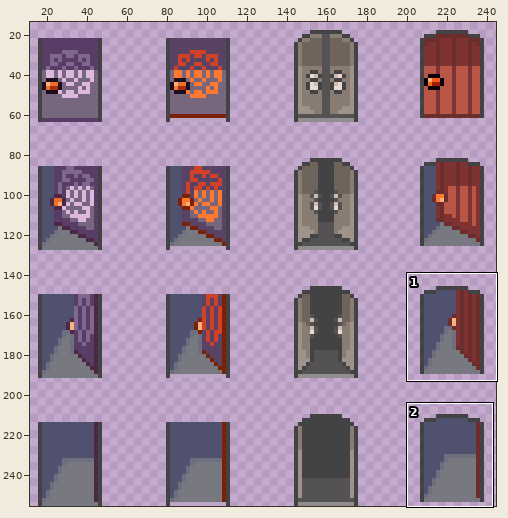
Sprite sheet: Graphics/Characters/doors14.png. The first picture is a wide view before the edit; the outline marks the close-up.
Close-up. The starting point:
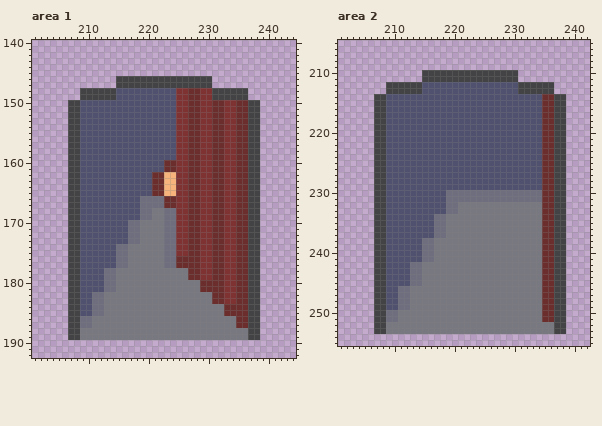
The file is 256x256 pixels. Colours within 5 levels of each other are drawn and written as one. Shown: area 1: x 201..244, y 140..192; area 2: x 201..242, y 205..255. The wide view leaves out empty margins. The commit also changed other parts of the picture, which this record leaves out.
The same view after the edit:
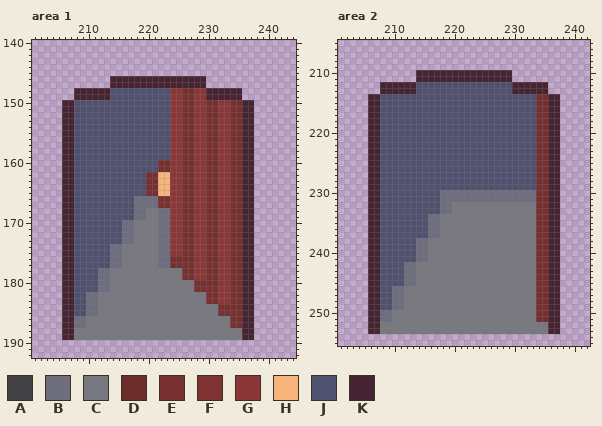
Palette (. is transparent): A #434244  B #6e6e7e  C #787880  D #6c2d2d  E #763030  F #7e3232  G #8b3737  H #f6b47c  J #50506f  K #472431
What changed:
Changed rows in their new state; - is an unchanged pixel.
Area 1:
first column x 206:
146 --------KKKKKKKKKKKKKKKK.--------
147 --------KKKKKKKKKKKKKKKK.--------
148 --KKKKKKJ---------GGEEGGKKKKKK.--
149 --KKKKKKJ---------GGEEGGKKKKKK.--
150 KKJ---------------GGEEGGEEGGEEKK.
151 KKJ---------------GGEEGGEEGGEEKK.
152 KKJ---------------GGEEGGEEGGEEKK.
153 KKJ---------------GGEEGGEEGGEEKK.
154 KKJ---------------GGEEGGEEGGEEKK.
155 KKJ---------------GGEEGGEEGGEEKK.
156 KKJ---------------GGEEGGEEGGEEKK.
157 KKJ---------------GGEEGGEEGGEEKK.
158 KKJ---------------GGEEGGEEGGEEKK.
159 KKJ---------------GGEEGGEEGGEEKK.
160 KKJ-------------EEGGEEGGEEGGEEKK.
161 KKJ-------------EEGGEEGGEEGGEEKK.
162 KKJ-----------EEH-GGEEGGEEGGEEKK.
163 KKJ-----------EEH-GGEEGGEEGGEEKK.
164 KKJ-----------EEH-GGEEGGEEGGEEKK.
165 KKJ-----------EEH-GGEEGGEEGGEEKK.
166 KKJ---------B---EEGGEEGGEEGGEEKK.
167 KKJ---------B---EEGGEEGGEEGGEEKK.
168 KKJ---------B-C-B-GGEEGGEEGGEEKK.
169 KKJ---------B-C-B-GGEEGGEEGGEEKK.
170 KKJ-------B-C---B-GGEEGGEEGGEEKK.
171 KKJ-------B-C---B-GGEEGGEEGGEEKK.
172 KKJ-------B-C---B-GGEEGGEEGGEEKK.
173 KKJ-------B-C---B-GGEEGGEEGGEEKK.
174 KKJ-----B-C-----B-GGEEGGEEGGEEKK.
175 KKJ-----B-C-----B-GGEEGGEEGGEEKK.
176 KKJ-----B-C-----B-EEEEGGEEGGEEKK.
177 KKJ-----B-C-----B-EEEEGGEEGGEEKK.
178 KKJ---B-C-----------EEGGEEGGEEKK.
179 KKJ---B-C-----------EEGGEEGGEEKK.
180 KKJ---B-C-------------EEEEGGEEKK.
181 KKJ---B-C-------------EEEEGGEEKK.
182 KKJ-B-C-----------------EEGGEEKK.
183 KKJ-B-C-----------------EEGGEEKK.
184 KKJ-B-C-------------------EEEEKK.
185 KKJ-B-C-------------------EEEEKK.
186 KKB-C-----------------------EEKK.
187 KKB-C-----------------------EEKK.
188 KKC---------------------------KK.
189 KKC---------------------------KK.
Area 2:
first column x 206:
210 --------KKKKKKKKKKKKKKKK.--------
211 --------KKKKKKKKKKKKKKKK.--------
212 --KKKKKKJ---------------KKKKKK.--
213 --KKKKKKJ---------------KKKKKK.--
214 KKJ-------------------------EEKK.
215 KKJ-------------------------EEKK.
216 KKJ-------------------------EEKK.
217 KKJ-------------------------EEKK.
218 KKJ-------------------------EEKK.
219 KKJ-------------------------EEKK.
220 KKJ-------------------------EEKK.
221 KKJ-------------------------EEKK.
222 KKJ-------------------------EEKK.
223 KKJ-------------------------EEKK.
224 KKJ-------------------------EEKK.
225 KKJ-------------------------EEKK.
226 KKJ-------------------------EEKK.
227 KKJ-------------------------EEKK.
228 KKJ-------------------------EEKK.
229 KKJ-------------------------EEKK.
230 KKJ---------B---------------EEKK.
231 KKJ---------B---------------EEKK.
232 KKJ---------B-C-------------EEKK.
233 KKJ---------B-C-------------EEKK.
234 KKJ-------B-C---------------EEKK.
235 KKJ-------B-C---------------EEKK.
236 KKJ-------B-C---------------EEKK.
237 KKJ-------B-C---------------EEKK.
238 KKJ-----B-C-----------------EEKK.
239 KKJ-----B-C-----------------EEKK.
240 KKJ-----B-C-----------------EEKK.
241 KKJ-----B-C-----------------EEKK.
242 KKJ---B-C-------------------EEKK.
243 KKJ---B-C-------------------EEKK.
244 KKJ---B-C-------------------EEKK.
245 KKJ---B-C-------------------EEKK.
246 KKJ-B-C---------------------EEKK.
247 KKJ-B-C---------------------EEKK.
248 KKJ-B-C---------------------EEKK.
249 KKJ-B-C---------------------EEKK.
250 KKB-C-----------------------EEKK.
251 KKB-C-----------------------EEKK.
252 KKC---------------------------KK.
253 KKC---------------------------KK.
